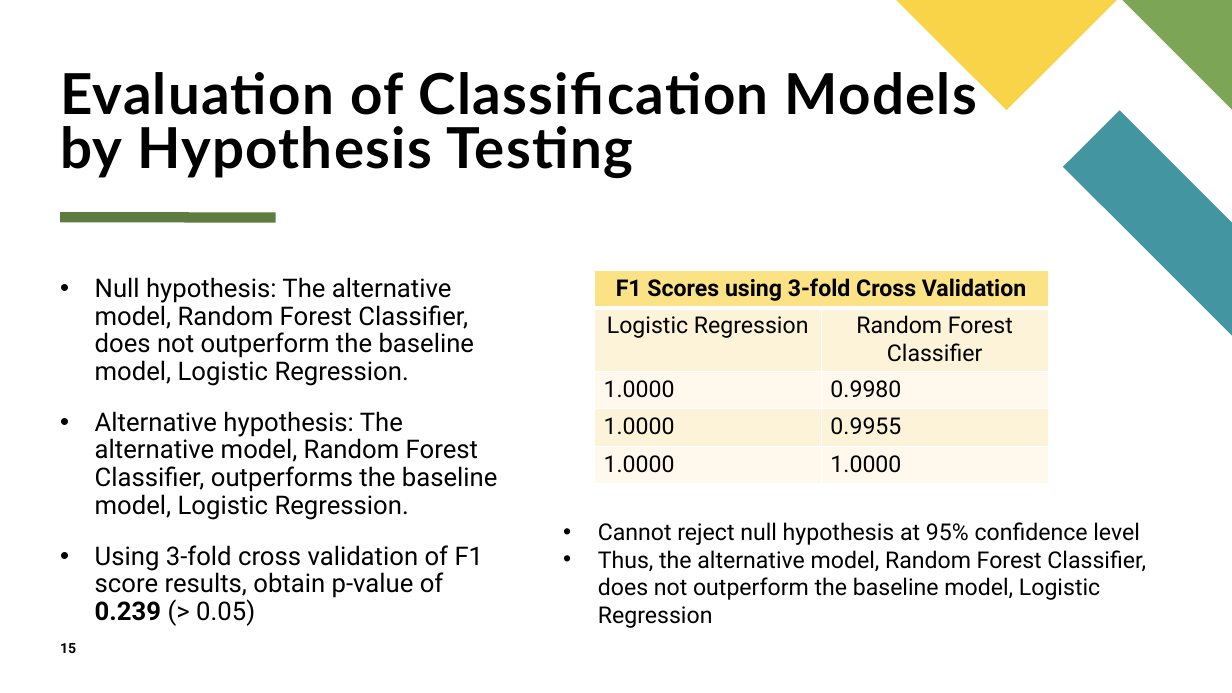
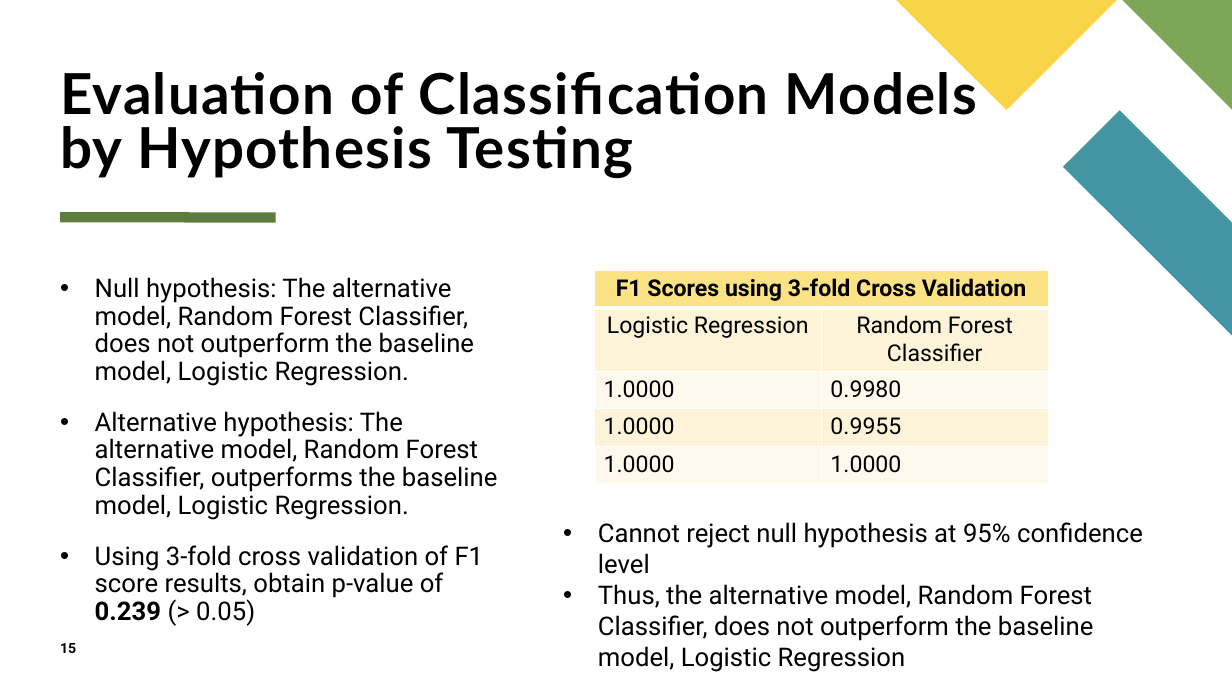
Before and after one commit to kstickmueller/CIS731-finalproject, a slide deck: slide 15 of Determing Customer Valuableness CIS731 Final Project.pptx. Drawn at 1232x693 pixels with LibreOffice and Linux fonts; fonts in the diff are those of the drawing. Boxes give left, top, right and bottom in pixels: in the first picture for what was removed or moved away, otherwise in the second. Text is boxed around its words. In the diff, an @@ line names an element or a change of style, - is before the commit and + after.

```diff
--- a/Determing Customer Valuableness CIS731 Final Project.pptx
+++ b/Determing Customer Valuableness CIS731 Final Project.pptx
@@ text "Cannot reject null hypothesis at ..." at box(598, 522, 1143, 672): size 18 to 20 pt @@
```
Also in this commit, not shown: 2 other slides changed, 1 other file.
